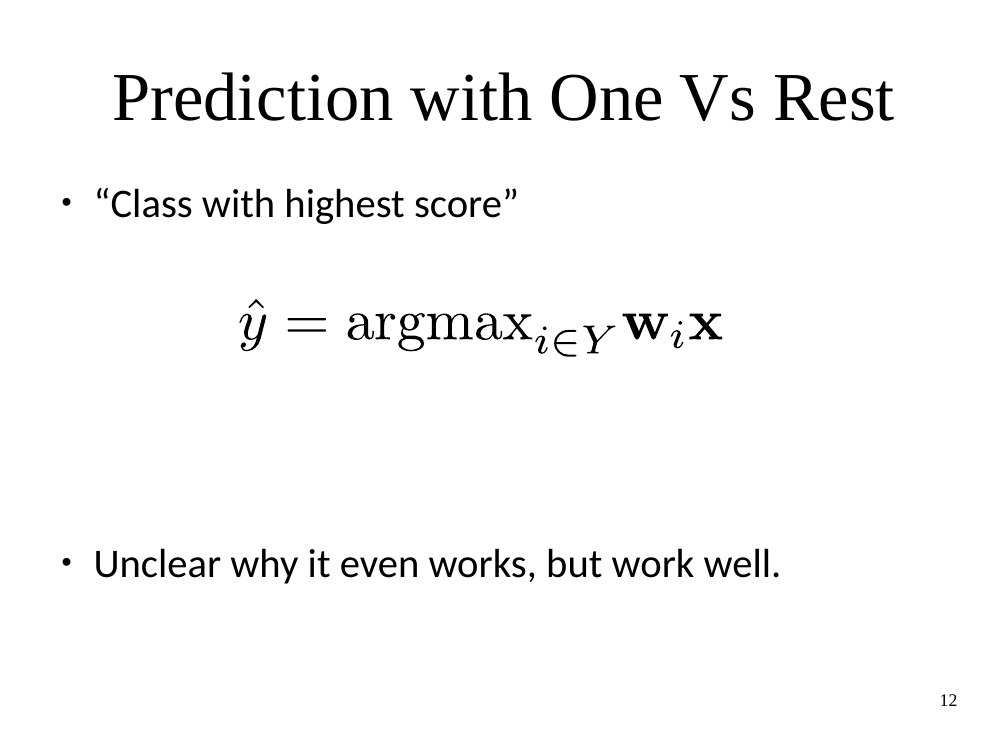
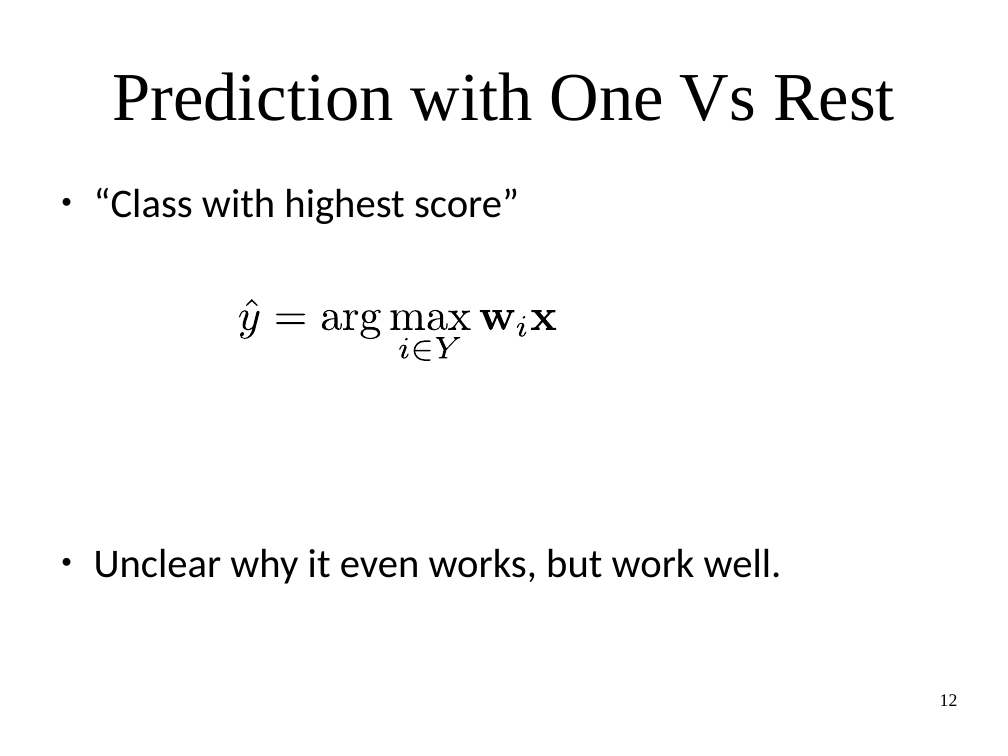
Before and after one commit to amueller/applied_ml_spring_2017, a slide deck: slide 12 of slides/aml-06-020617.odp. Drawn at 1008x756 pixels with LibreOffice and Linux fonts; fonts in the diff are those of the drawing. Boxes give left, top, right and bottom in pixels: in the first picture for what was removed or moved away, otherwise in the second. Text is boxed around its words. In the diff, an @@ line names an element or a change of style, - is before the commit and + after.

```diff
--- a/slides/aml-06-020617.odp
+++ b/slides/aml-06-020617.odp
@@ freeform shape: place and size @@
-freeform shape at bbox=[249, 299, 264, 308]
+freeform shape at bbox=[246, 299, 258, 306]
@@ freeform shape: place and size @@
-freeform shape at bbox=[240, 314, 266, 351]
+freeform shape at bbox=[239, 310, 259, 338]
@@ freeform shape: place and size @@
-freeform shape at bbox=[287, 318, 326, 332]
+freeform shape at bbox=[276, 314, 306, 324]
@@ freeform shape: place and size @@
-freeform shape at bbox=[348, 314, 374, 340]
+freeform shape at bbox=[322, 310, 342, 330]
@@ freeform shape added at bbox=[343, 310, 358, 329], fill #000000 @@
@@ freeform shape: place and size @@
-freeform shape at bbox=[376, 314, 395, 339]
+freeform shape at bbox=[360, 310, 381, 339]
@@ freeform shape: place and size @@
-freeform shape at bbox=[427, 314, 473, 339]
+freeform shape at bbox=[391, 310, 425, 329]
@@ freeform shape: place and size @@
-freeform shape at bbox=[584, 326, 616, 353]
+freeform shape at bbox=[428, 310, 448, 330]
@@ freeform shape: place and size @@
-freeform shape at bbox=[477, 314, 503, 340]
+freeform shape at bbox=[448, 311, 470, 330]
@@ freeform shape: place and size @@
-freeform shape at bbox=[503, 315, 532, 339]
+freeform shape at bbox=[480, 310, 515, 330]
@@ freeform shape: place and size @@
-freeform shape at bbox=[536, 327, 549, 354]
+freeform shape at bbox=[517, 316, 526, 337]
@@ freeform shape: place and size @@
-freeform shape at bbox=[554, 330, 577, 357]
+freeform shape at bbox=[531, 310, 556, 330]
@@ freeform shape removed at bbox=[623, 314, 669, 340] @@
@@ freeform shape removed at bbox=[671, 321, 684, 349] @@
@@ freeform shape removed at bbox=[690, 314, 723, 339] @@
@@ freeform shape added at bbox=[400, 338, 409, 359], fill #000000 @@
@@ freeform shape added at bbox=[413, 340, 431, 360], fill #000000 @@
@@ freeform shape: place and size @@
-freeform shape at bbox=[399, 313, 425, 351]
+freeform shape at bbox=[436, 338, 461, 359]
```
Also in this commit, not shown: 8 other slides changed, 1 other file.
